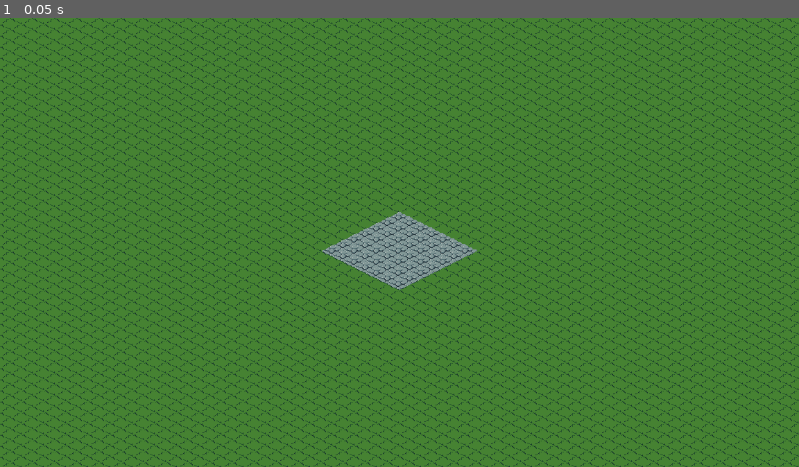
Above: before the commit, frame 1.
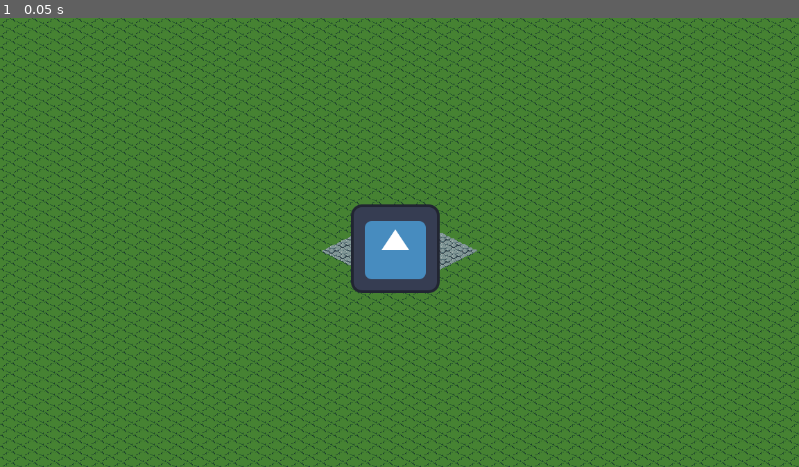
Above: after the commit, the same moment.

Repository: KoolDouds/BrackeysJam2024.2
Game: Godot game, scene res://Prefabs/main_scene.tscn
Same seed, same stepped clock (60 frames per second), same inputs: the game is played once before the commit and once after it. The engine's default icon, where the game draws it, is replaced by a stand-in: a white triangle on a blue panel in a dark square.
Inputs:
- Up to frame 1 (0.05 s): no input

The runs differ from the first frame. In frame 1, 2.1% of the frame differs, in the area x 43-56%, y 41-62%.

Commit message:
monster attack placeholder

Diff:
--- /dev/null
+++ b/Prefabs/base.tscn
@@ -0,0 +1,12 @@
+[gd_scene load_steps=3 format=3 uid="uid://brkydqists1yk"]
+
+[ext_resource type="Script" path="res://Script/Hittable.gd" id="1_010u3"]
+[ext_resource type="Texture2D" uid="uid://d2qrf75imw08v" path="res://Images/icon.svg" id="2_ts6dw"]
+
+[node name="Base" type="Node2D" groups=["monster_target"]]
+
+[node name="Hittable" type="Node2D" parent="."]
+script = ExtResource("1_010u3")
+
+[node name="Sprite2D" type="Sprite2D" parent="."]
+texture = ExtResource("2_ts6dw")
--- a/Prefabs/main_scene.tscn
+++ b/Prefabs/main_scene.tscn
@@ -1,7 +1,8 @@
-[gd_scene load_steps=3 format=3 uid="uid://cnbhtu0gn5hil"]
+[gd_scene load_steps=4 format=3 uid="uid://cnbhtu0gn5hil"]
 
 [ext_resource type="Script" path="res://Script/Spawner.gd" id="1_kopft"]
 [ext_resource type="PackedScene" uid="uid://dqsa7e34lv3of" path="res://Prefabs/map.tscn" id="2_04vi0"]
+[ext_resource type="PackedScene" uid="uid://brkydqists1yk" path="res://Prefabs/base.tscn" id="3_j38dw"]
 
 [node name="MainScene" type="Node2D"]
 
@@ -11,5 +12,8 @@
 
 [node name="Map" parent="." instance=ExtResource("2_04vi0")]
 
-[node name="TargetPoint" type="Node2D" parent="."]
-position = Vector2(578, 332)
+[node name="Base" parent="." instance=ExtResource("3_j38dw")]
+position = Vector2(570, 333)
+
+[node name="TargetPoint" type="Node2D" parent="Base"]
+position = Vector2(8, -1)
--- a/Prefabs/monster.tscn
+++ b/Prefabs/monster.tscn
@@ -12,4 +12,6 @@
 script = ExtResource("2_b3ytp")
 
 [node name="Sprite2D" type="Sprite2D" parent="."]
+modulate = Color(1, 0, 0, 1)
+scale = Vector2(0.4, 0.4)
 texture = ExtResource("3_vthyr")
--- /dev/null
+++ b/Script/Hittable.gd
@@ -0,0 +1,13 @@
+class_name Hittable
+extends Node2D
+
+@export var max_health := 10
+var health := max_health
+
+func hit(dmg: int):
+	health -= dmg
+	if health <= 0:
+		die()
+
+func die():
+	queue_free()
--- a/Script/MonsterAI.gd
+++ b/Script/MonsterAI.gd
@@ -1,6 +1,6 @@
 extends Node2D
 
-@onready var move_target := get_tree().current_scene.get_node("TargetPoint")
+@onready var move_target := get_tree().current_scene.find_child("TargetPoint")
 @onready var mover := $"../Mover"
 
 var speed := 100.0
@@ -8,6 +8,8 @@
 
 var hit_cooldown := 2.0
 var timer := 0.0
+var hit_range := 100
+var attack_target: Node2D
 
 enum MonsterState {
 	MOVING,
@@ -18,19 +20,33 @@
 	match state:
 		MonsterState.MOVING:
 			mover.set_destination(move_target.global_position, speed)
+			update_state()
 
 		MonsterState.ATTACKING:
 			timer += delta
 			if timer > hit_cooldown:
+				print("MIAOUUU, ATTAAAAAACK")
 				# attack
-				print("MIAOUUU, ATTAAAAAACK")
 				timer = 0.0
+			update_state()
 
 		var unknown_state:
 			print("wtf is this state?? wtf is " + str(unknown_state) + "????")
 
 func switch_state(new_state: MonsterState):
+	if state == new_state: return
+
+	print("switch to " + str(new_state))
 	timer = 0.0
 	mover.set_velocity(Vector2.UP, 0.0)
 
 	state = new_state
+
+func update_state():
+	var target_nodes := get_tree().get_nodes_in_group("monster_target")
+	for target in target_nodes:
+		if global_position.distance_to(target.global_position) < hit_range:
+			attack_target = target
+			switch_state(MonsterState.ATTACKING)
+			return
+	switch_state(MonsterState.MOVING)
